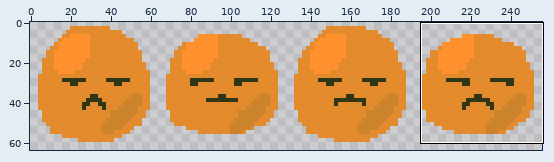
Two versions of one sprite sheet, sprites/enemies/turp-2.png. Above, an overview of the earlier version with the close-up marked.
Close-up. Before the commit:
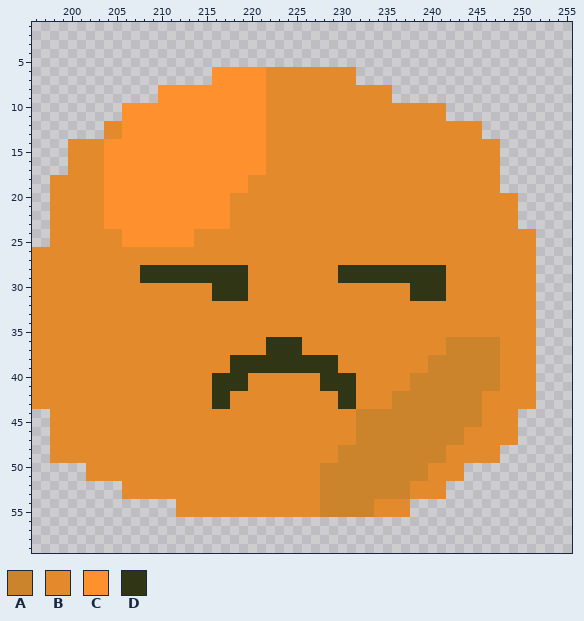
The file is 256x64 pixels. Shown: x 196..255, y 1..59. The commit also changed other parts of the picture, which this record leaves out.
Palette (. is transparent): A #cb832c  B #e38a2d  C #ff902e  D #303515
Now the later version:
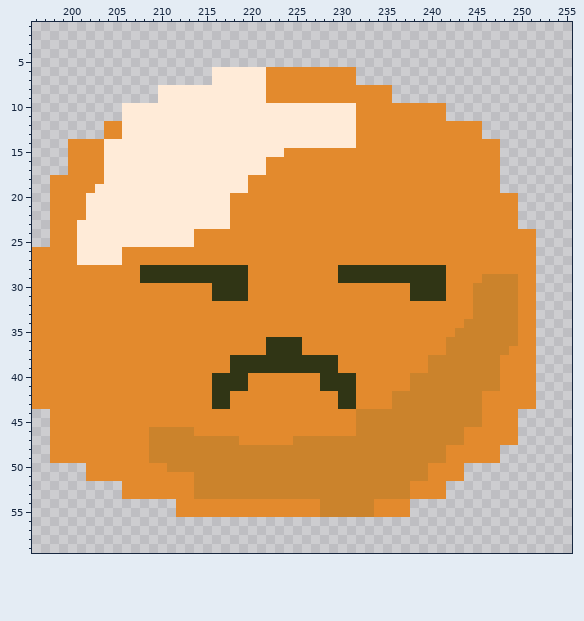
Edits made:
colour C: #ff902e -> #ffebd8
y 10..14: x 222..231 BBBBBBBBBB -> CCCCCCCCCC
y 15: x 222..223 BB -> CC
y 19: x 203 B -> C
y 20..22: x 202..203 BB -> CC
y 23: x 201..203 BBB -> CCC
y 24..27: x 201..205 BBBBB -> CCCCC
y 29: x 246..249 BBBB -> AAAA
y 30..33: x 245..249 BBBBB -> AAAAA
y 34: x 244..249 BBBBBB -> AAAAAA
y 35: x 243..249 BBBBBBB -> AAAAAAA
y 36: x 248..249 BB -> AA
y 37: x 248 B -> A
y 46: x 209..213 BBBBB -> AAAAA
y 47: x 209..218 BBBBBBBBBB -> AAAAAAAAAA; x 225..231 BBBBBBB -> AAAAAAA
y 48..49: x 209..229 BBBBBBBBBBBBBBBBBBBBB -> AAAAAAAAAAAAAAAAAAAAA
y 50: x 211..227 BBBBBBBBBBBBBBBBB -> AAAAAAAAAAAAAAAAA
y 51..53: x 214..227 BBBBBBBBBBBBBB -> AAAAAAAAAAAAAA
